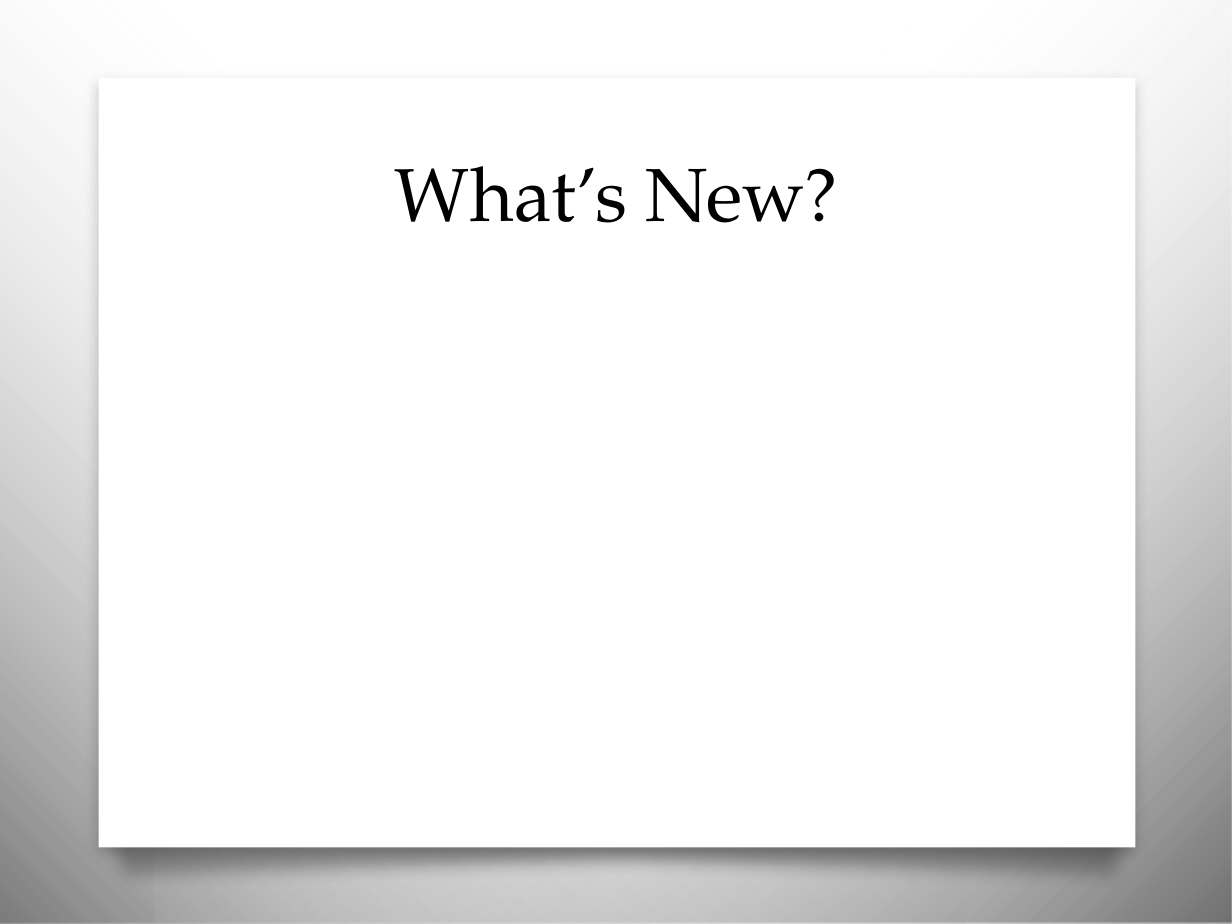
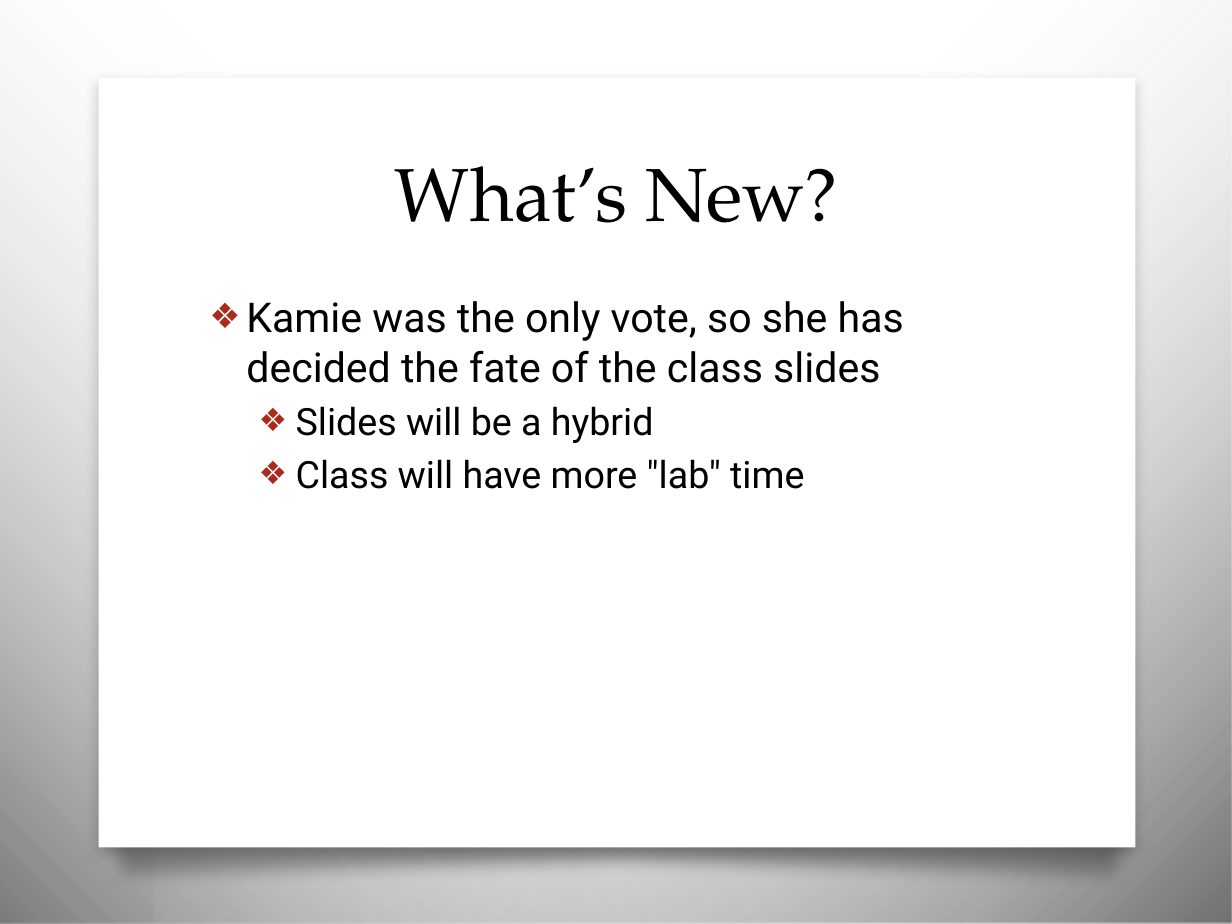
Before and after one commit to awayken/USF-ART329, a slide deck: slide 3 of slides/classnine/slides.pptx. Drawn at 1232x924 pixels with LibreOffice and Linux fonts; fonts in the diff are those of the drawing; background and template pictures are left out. Boxes give left, top, right and bottom in pixels: in the first picture for what was removed or moved away, otherwise in the second. Text is boxed around its words. In the diff, an @@ line names an element or a change of style, - is before the commit and + after.

Commit message:
Accidentally overwrote Class Nine slides with Class Ten. Reverted.

```diff
--- a/slides/classnine/slides.pptx
+++ b/slides/classnine/slides.pptx
@@ text added at (246,301,904,489), 24 pt, text #000000 @@
+❖ Kamie was the only vote, so she has decided the fate of the class slides
+  ❖ Slides will be a hybrid
+  ❖ Class will have more "lab" time
```
Also in this commit, not shown: 3 other slides changed, 11 slides added, 1 slide removed.
